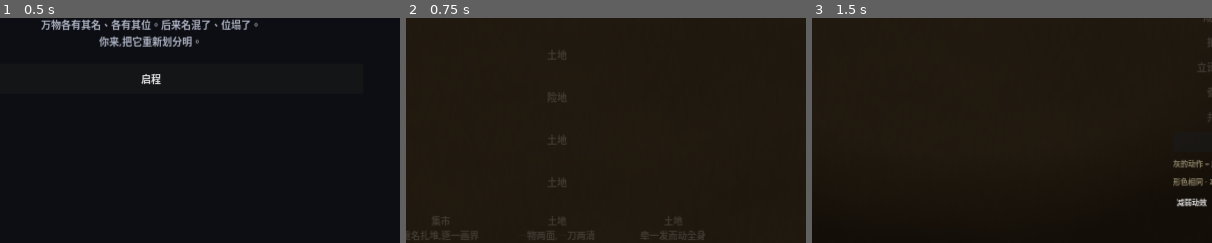
Above: before the commit, frames 1-3 (left to right).
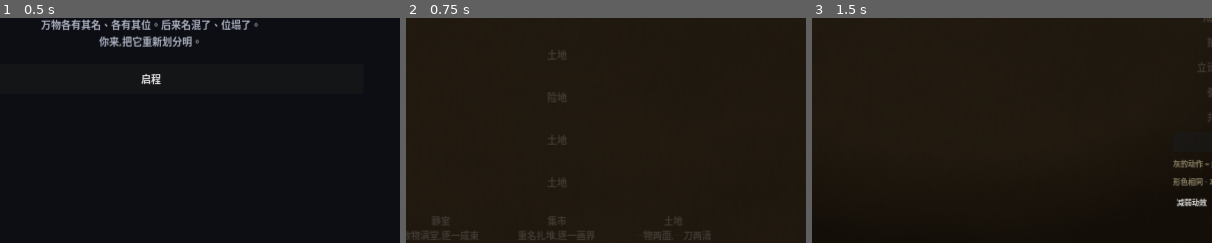
Above: after the commit, the same moments.

Repository: HelloKuoty/bounds
Game: Godot game, scene res://scenes/main/Main.tscn
Two runs of this game, one before a commit and one after it. Both use one fixed random seed, a clock stepped at 60 frames per second and the inputs below.
Inputs:
- Up to frame 1 (0.5 s): no input
- Up to frame 2 (0.75 s): click "启程" at 0.5 s
- Up to frame 3 (1.5 s): click "土地" at 1.25 s
The pictures show only the part of the screen within x 31-81%, y 50-100%; the shares and areas given below are measured in that part.

Frame 1 is identical in both runs. In frame 2, 0.2% of the frame differs, in the area x 2-76%, y 88-99%; in frame 3, nothing differs.

Commit message:
iter-50: deal the branch layer from a pool by run seed — the run varies on replay (K哥/小鹿)
iter-48复测K哥/小鹿: "试炼长成系统、却焊在同一条直肠子上; 变的是试炼内部、非整局形状; 二周目整局都新还没看到"。
- 分叉层按run种子洗牌发牌: 6个手工分叉关收进BRANCH_POOL, generate_map用run_seed洗牌发到两分叉层(各3)。每次重开分叉选项排布不同, 同种子可复现(retry公平)。
- 守边界与不变式: 教学骨干+试炼+Boss固定(教学顺序不能随机); bazaar/sanctum类型恒在池; 每分叉层3互异关; 分叉关只用骨干已教动词均可解(smoke随机分叉仍通关)。
- +测试(跨8种子≥2布局+同种子复现)。
→ 131绿, smoke通关, LOAD 0. 重导出网页.
合iter-44(试炼内部变)+iter-50(分叉选项变)=非教学段整局形状随run变; 教学骨干固定是设计边界非偷懒。

iter-48триаж两条可自走杠杆(49音频/50整局procedural)已全拉完; 剩余§1缺口三类全落外部(真美术§5)+设计取舍(去保姆)+真人手感(80%命门)。

Co-Authored-By: Claude Opus 4.8 (1M context) <noreply@anthropic.com>

Diff:
--- a/scripts/autoload/run_manager.gd
+++ b/scripts/autoload/run_manager.gd
@@ -5,6 +5,19 @@
 ## (Teaching can't be bypassed: the actions build on each other — split needs
 ## bundle, translator needs walls, etc.)
 
+const BRANCH_LAYER := "branch"   # placeholder layer — generate_map fills it with a per-run shuffle of BRANCH_POOL
+## The branch territories — all hand-crafted, all solvable, all using only verbs taught in
+## the backbone, so any of them may appear on either branch layer. Each run deals them fresh
+## by the run seed, so the run's NON-teaching shape differs on replay, not just the trial.
+## (K哥/小鹿, iter-50: "试炼长成系统、却焊在同一条直肠子上")
+const BRANCH_POOL := [
+	{"type": "bazaar", "terr": "the_bazaar"},     # 喧市:重名扎堆,逐一画界
+	{"type": "territory", "terr": "two_faced"},   # 两面镇:同名异意,一刀两清
+	{"type": "territory", "terr": "knot_ford"},   # 连环渡:牵一发而动全身
+	{"type": "sanctum", "terr": "the_sanctum"},   # 静室:散物满堂,逐一成束
+	{"type": "territory", "terr": "scroll_bond"}, # 契卷堂:卷页待收,先束后通
+	{"type": "territory", "terr": "two_names"},   # 名障镇:名会骗人,认形莫认名
+]
 const PLAN := [
 	[{"type": "territory", "terr": "the_crossing"}],        # 学:画界
 	[{"type": "territory", "terr": "the_counting_house"}],  # 学:成束
@@ -14,9 +27,9 @@
 	[{"type": "elite", "terr": "shared_well"}],             # 学:共享
 	[{"type": "territory", "terr": "the_seep"}],            # 学:用界遏制蔓延
 	[{"type": "territory", "terr": "herald_house"}],        # 学:传令链(画界会切断令的传递,在断处架译者石接上)
-	# 教学全过后才放开分叉(有选择,但不会撞上没学过的招)
-	[{"type": "bazaar", "terr": "the_bazaar"}, {"type": "territory", "terr": "two_faced"}, {"type": "territory", "terr": "knot_ford"}],  # 分叉:喧市(重名)/ 两面镇(同名异意)/ 连环渡(牵一发) — 各有性格,选择屏看 tagline
-	[{"type": "sanctum", "terr": "the_sanctum"}, {"type": "territory", "terr": "scroll_bond"}, {"type": "territory", "terr": "two_names"}],  # 分叉:静室(散簇)/ 契卷堂(束+通)/ 名障镇(认形莫认名) — 各有性格
+	# 教学全过后才放开分叉。两层由 BRANCH_POOL 按 run 种子洗牌发牌 —— 整局形状随 run 变(K哥/小鹿)
+	BRANCH_LAYER,
+	BRANCH_LAYER,
 	[{"type": "territory", "terr": "trial"}],               # 强制:试炼之地(随机布局 + 心法),每条 run 必经,不再可绕
 	[{"type": "heartland", "terr": "the_sprawl"}],          # Boss:蔓沼
 ]
@@ -32,10 +45,28 @@
 	visited.clear()
 	start_ids.clear()
 	boss_id = ""
+	# Draw the branch territories fresh for this run: shuffle the pool by the run seed,
+	# then deal them into the branch layers (half each). Same seed → same map (fair retry).
+	var pool: Array = BRANCH_POOL.duplicate(true)
+	var rng := RandomNumberGenerator.new()
+	rng.seed = GameState.run_seed
+	for k in range(pool.size() - 1, 0, -1):
+		var m := rng.randi() % (k + 1)
+		var tmp = pool[k]
+		pool[k] = pool[m]
+		pool[m] = tmp
+	var per_branch: int = pool.size() / 2
+	var branch_layers: Array = [pool.slice(0, per_branch), pool.slice(per_branch, pool.size())]
+	var bi := 0
 	var prev: Array = []
 	for layer in range(PLAN.size()):
 		var ids_this: Array = []
-		var specs: Array = PLAN[layer]
+		var specs: Array
+		if PLAN[layer] is String:   # a BRANCH_LAYER placeholder — fill from the shuffled pool
+			specs = branch_layers[bi]
+			bi += 1
+		else:
+			specs = PLAN[layer]
 		for i in range(specs.size()):
 			var spec: Dictionary = specs[i]
 			var nid := "n_%d_%d" % [layer, i]
--- a/tests/test_run_manager.gd
+++ b/tests/test_run_manager.gd
@@ -116,6 +116,39 @@
 		assert_eq(board.instabilities().size(), t.concord_target, "%s: concord target == initial troubles" % tid)
 
 
+func test_branch_layout_varies_with_the_run_seed_but_reproduces() -> void:
+	# iter-50 (K哥/小鹿): the branch territories are dealt from a shared pool by the run
+	# seed — so different runs face a different branch arrangement (the run's NON-teaching
+	# shape changes on replay), while the same seed reproduces the same map (fair retry).
+	var sigs := {}
+	for s in [1, 2, 3, 7, 42, 111, 999, 12345]:
+		GameState.run_seed = s
+		RunManager.generate_map()
+		sigs[_branch_signature()] = true
+	assert_true(sigs.size() >= 2, "branch arrangement varies across run seeds (got %d distinct)" % sigs.size())
+	GameState.run_seed = 42
+	RunManager.generate_map()
+	var first := _branch_signature()
+	GameState.run_seed = 42
+	RunManager.generate_map()
+	assert_eq(_branch_signature(), first, "same run seed → same branch arrangement (fair retry)")
+
+
+func _branch_signature() -> String:
+	var count_by_layer := {}
+	for id in RunManager.nodes:
+		var ly: int = RunManager.node(id)["layer"]
+		count_by_layer[ly] = int(count_by_layer.get(ly, 0)) + 1
+	var ids := RunManager.nodes.keys()
+	ids.sort()
+	var sig: Array = []
+	for id in ids:
+		var n := RunManager.node(id)
+		if count_by_layer[n["layer"]] > 1:   # a branch (multi-node) layer
+			sig.append(n["territory_id"])
+	return ",".join(sig)
+
+
 func _count_paths(id: String, memo: Dictionary) -> int:
 	if id == RunManager.boss_id:
 		return 1
Not shown, changed: docs/index.html
Not shown, changed: docs/index.pck
Not shown, added: team/iterations/iter-50.md
